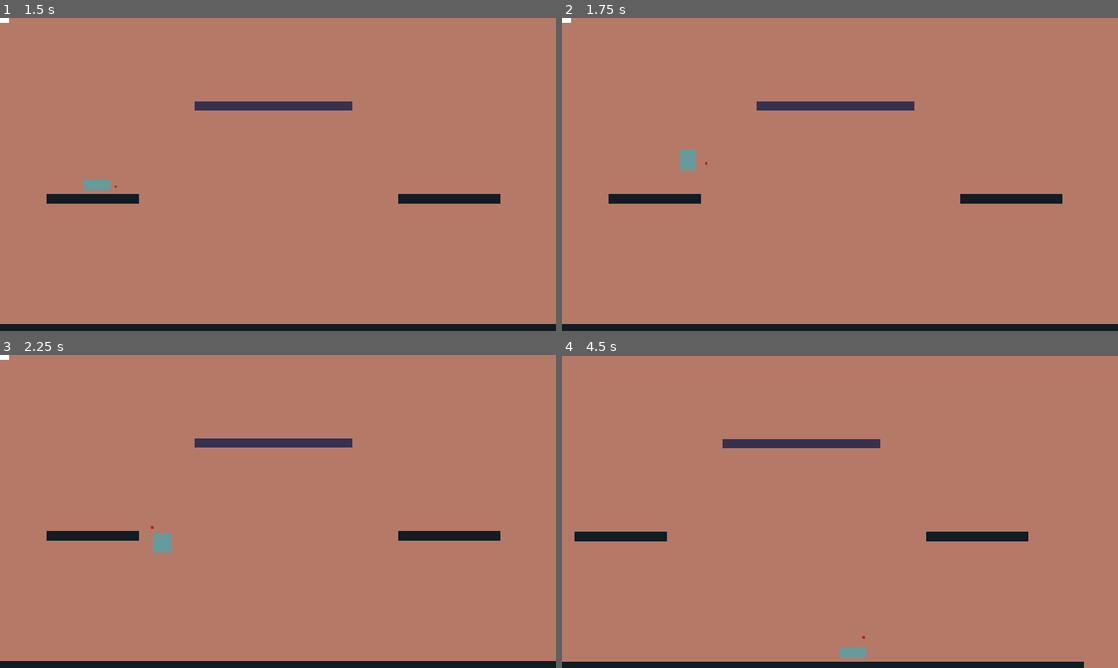
Above: before the commit, frames 1-4 (two rows, left to right).
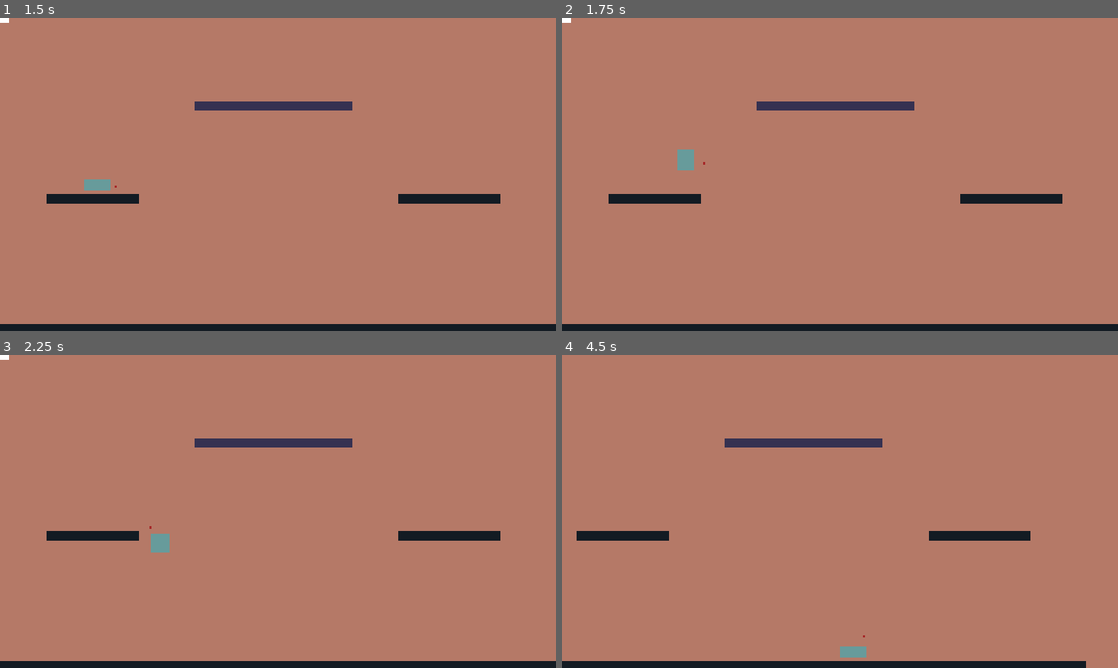
Above: after the commit, the same moments.

Repository: mightyminebuster/Github-GameOff-2020
Game: Godot game, scene res://Rooms/Demo1.tscn
Same seed, same stepped clock (60 frames per second), same inputs: the game is played once before the commit and once after it.
Inputs (mouse positions are in pixels of both pictures, inside the frame that each line leads up to):
- Up to frame 1 (1.5 s): move the mouse to (250, 237) at 0.52 s; hold D (move_right) from 0.53 s (still down); click (250, 237) at 0.6 s; tap Space (jump) at 0.77 s; move the mouse to (444, 221) at 1.27 s; click (444, 221) at 1.35 s
- Up to frame 2 (1.75 s): keep holding D (move_right); tap Space (jump) at 1.52 s
- Up to frame 3 (2.25 s): move the mouse to (111, 464) at 2.02 s; release D (move_right) at 2.03 s; hold A (move_left) from 2.03 s (still down); click (111, 464) at 2.1 s
- Up to frame 4 (4.5 s): move the mouse to (867, 511) at 2.77 s; click (867, 511) at 2.85 s; tap Space (jump) at 3.02, 3.77 s; move the mouse to (756, 433) at 3.52 s; click (756, 433) at 3.6 s; move the mouse to (962, 495) at 4.27 s; release A (move_left) at 4.28 s; hold D (move_right) from 4.28 s (still down); click (962, 495) at 4.35 s

Frame 1 is identical in both runs. In frame 2, less than 0.1% of the frame differs, in the area x 20-27%, y 42-49%; in frame 3, less than 0.1%; in frame 4, 0.8%, in the area x 0-100%, y 0-100%.

Commit message:
fix demo1 room

Diff:
--- a/SourceCode/Rooms/Demo1.tscn
+++ b/SourceCode/Rooms/Demo1.tscn
@@ -47,4 +47,4 @@
 new_scene = ExtResource( 6 )
 
 [node name="LowGravityActivator" parent="." instance=ExtResource( 9 )]
-position = Vector2( 1408, 528 )
+position = Vector2( 1392, 528 )
